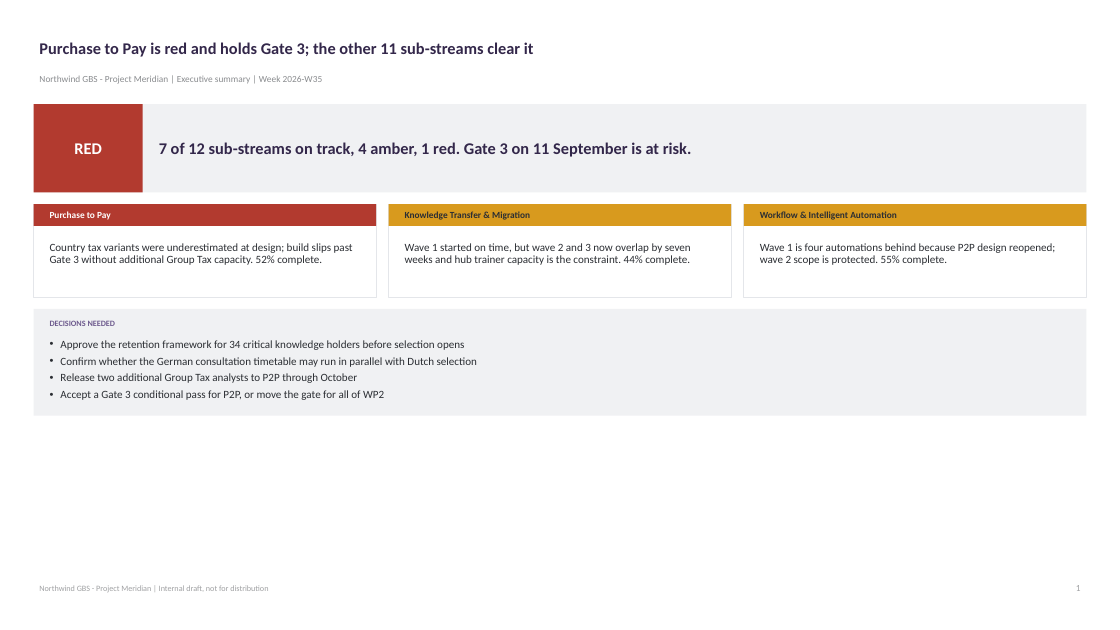
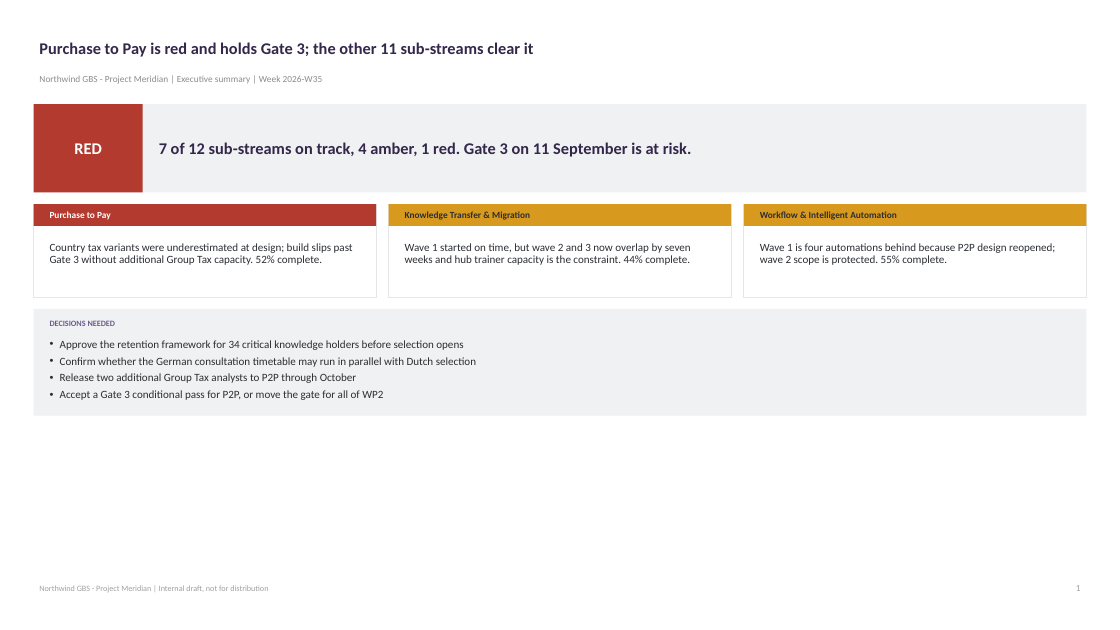
Before and after one commit to morichtereur/deckpilot, a slide deck: slide 1 of examples/deck.pptx. Drawn at 1120x630 pixels with LibreOffice and Linux fonts; fonts in the diff are those of the drawing. Boxes give left, top, right and bottom in pixels: in the first picture for what was removed or moved away, otherwise in the second. Text is boxed around its words. In the diff, an @@ line names an element or a change of style, - is before the commit and + after.

```diff
--- a/examples/deck.pptx
+++ b/examples/deck.pptx
@@ text "Approve the retention framework for ..." at [60, 340, 476, 400]: indent changed @@
```
Also in this commit, not shown: 7 other slides changed, 15 other files.
